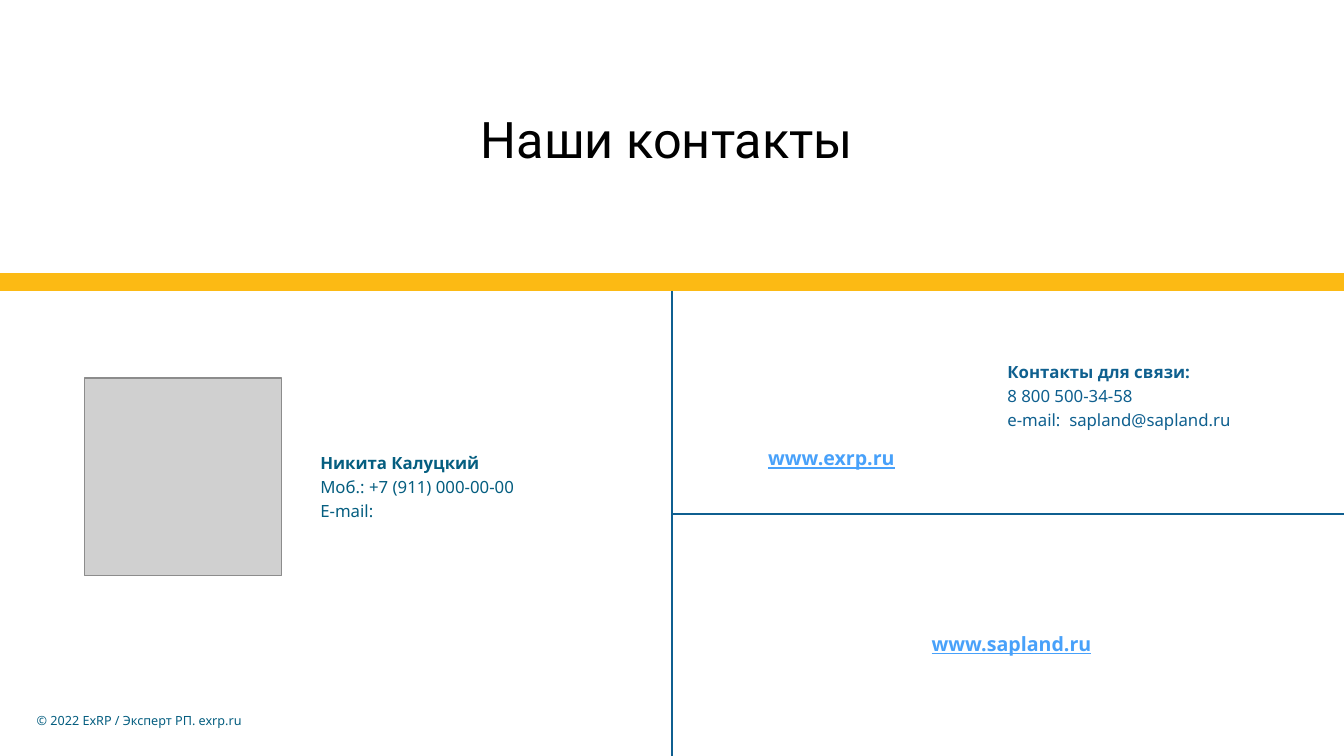
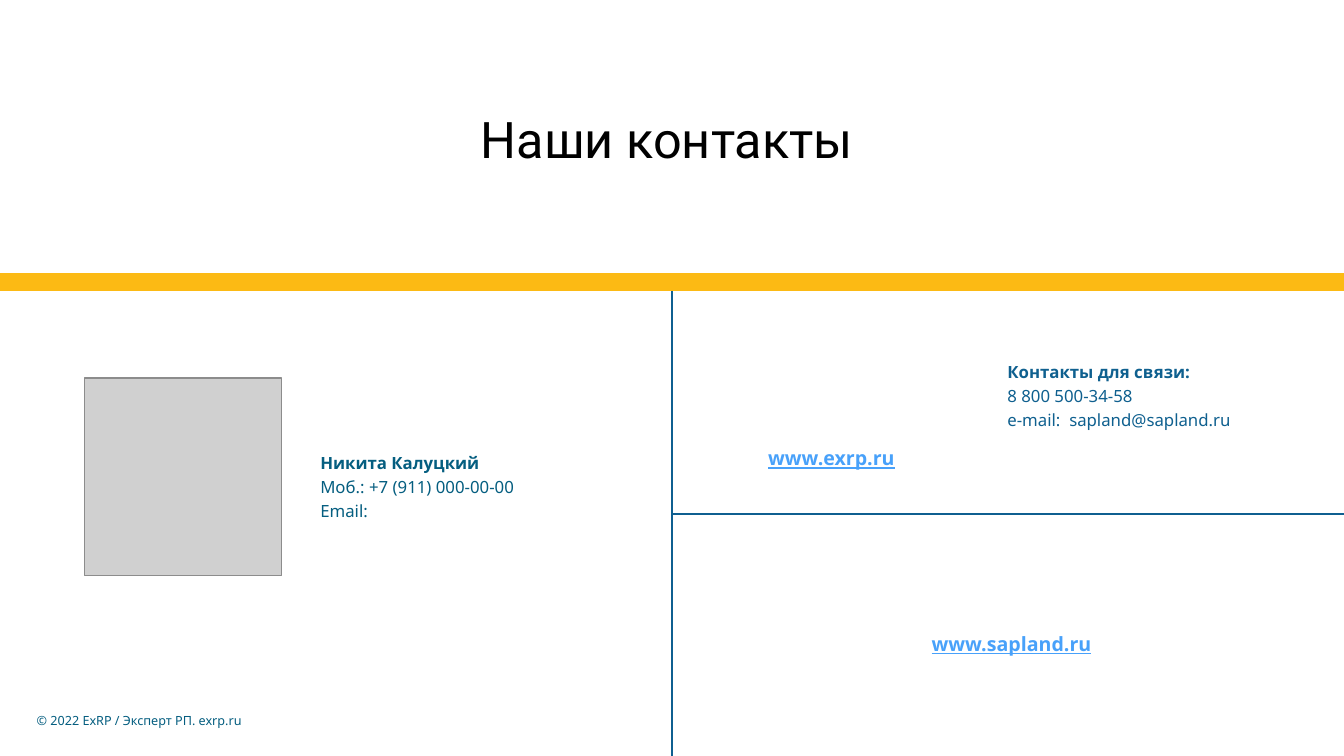
Before and after one commit to Buran1988/rusap, a slide deck: slide 6 of Введение в ABAP/Презентации/ABAP_prog_intro.pptx. Drawn at 1344x756 pixels with LibreOffice and Linux fonts; fonts in the diff are those of the drawing; grey boxes stand for pictures; background and template pictures are left out. Boxes give left, top, right and bottom in pixels: in the first picture for what was removed or moved away, otherwise in the second. Text is boxed around its words. In the diff, an @@ line names an element or a change of style, - is before the commit and + after.

Commit message:
Редактированное интро. Надо добавить контакты

```diff
--- a/Введение в ABAP/Презентации/ABAP_prog_intro.pptx
+++ b/Введение в ABAP/Презентации/ABAP_prog_intro.pptx
@@ text at [320,504,368,518]: text changed @@
-E-mail:
+Email:
```
Also in this commit, not shown: 5 other slides changed, 1 other file.
